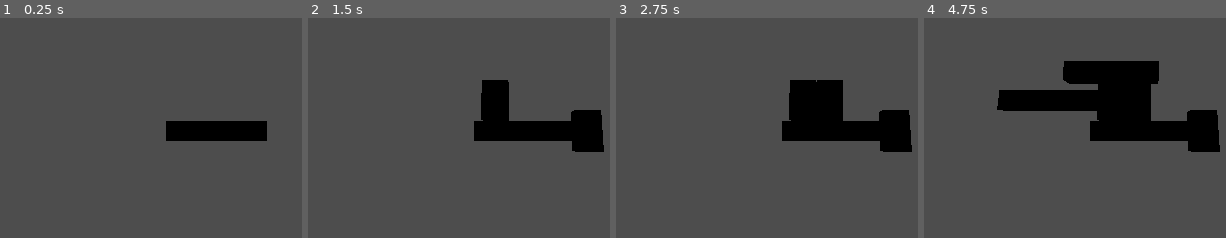
Above: before the commit, frames 1-4 (left to right).
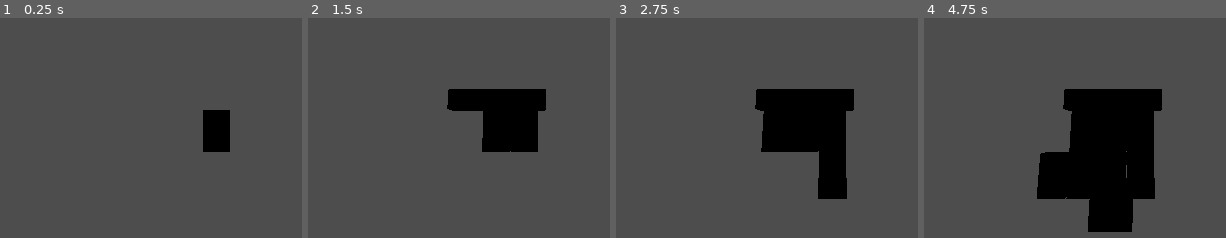
Above: after the commit, the same moments.

Repository: brueningmax/procedualGenFix
Game: Godot game, scene res://scenes/procedual_map.tscn
Two runs of this game, one before a commit and one after it. Both use one fixed random seed, a clock stepped at 60 frames per second and the inputs below.
Inputs:
- Up to frame 1 (0.25 s): no input
- Up to frame 2 (1.5 s): tap Enter at 0.5 s
- Up to frame 3 (2.75 s): tap Space at 2 s
- Up to frame 4 (4.75 s): no input

The runs differ from the first frame. In frame 1, 3.1% of the frame differs, in the area x 54-89%, y 41-61%; in frame 2, 7.3%; in frame 3, 9.5%; in frame 4, 22%, in the area x 24-99%, y 19-98%.

Commit message:
last fixes before push

Diff:
--- a/icon.svg
+++ /dev/null
@@ -1 +0,0 @@
-<svg xmlns="http://www.w3.org/2000/svg" width="128" height="128"><rect width="124" height="124" x="2" y="2" fill="#363d52" stroke="#212532" stroke-width="4" rx="14"/><g fill="#fff" transform="translate(12.322 12.322)scale(.101)"><path d="M105 673v33q407 354 814 0v-33z"/><path fill="#478cbf" d="m105 673 152 14q12 1 15 14l4 67 132 10 8-61q2-11 15-15h162q13 4 15 15l8 61 132-10 4-67q3-13 15-14l152-14V427q30-39 56-81-35-59-83-108-43 20-82 47-40-37-88-64 7-51 8-102-59-28-123-42-26 43-46 89-49-7-98 0-20-46-46-89-64 14-123 42 1 51 8 102-48 27-88 64-39-27-82-47-48 49-83 108 26 42 56 81zm0 33v39c0 276 813 276 814 0v-39l-134 12-5 69q-2 10-14 13l-162 11q-12 0-16-11l-10-65H446l-10 65q-4 11-16 11l-162-11q-12-3-14-13l-5-69z"/><path d="M483 600c0 34 58 34 58 0v-86c0-34-58-34-58 0z"/><circle cx="725" cy="526" r="90"/><circle cx="299" cy="526" r="90"/></g><g fill="#414042" transform="translate(12.322 12.322)scale(.101)"><circle cx="307" cy="532" r="60"/><circle cx="717" cy="532" r="60"/></g></svg>
--- a/project.godot
+++ b/project.godot
@@ -13,7 +13,6 @@
 config/name="procGenBugfix"
 run/main_scene="uid://cn0e7tbq7hb48"
 config/features=PackedStringArray("4.4", "GL Compatibility")
-config/icon="res://icon.svg"
 
 [autoload]
 
--- a/scenes/autoload/RNGManager.gd
+++ b/scenes/autoload/RNGManager.gd
@@ -7,7 +7,7 @@
 	# Optionally auto-seed with a time-based seed:
 	var randint = randi()
 	print(randint)
-	seed_random(3630649508)
+	seed_random(1318924097)
 
 func seed_random(seed: int):
 	rng.seed = seed
--- a/scenes/procedual_map.gd
+++ b/scenes/procedual_map.gd
@@ -94,17 +94,17 @@
 	area.monitoring = true
 	area.monitorable = true
 
-	area.global_transform = new_chunk.global_transform
+	#area.global_transform = new_chunk.global_transform
+	area.rotation = new_chunk.rotation
+	area.global_position = new_chunk.global_position
 	get_tree().current_scene.add_child(area)
 
 	await get_tree().physics_frame
-	await get_tree().physics_frame
-	await get_tree().physics_frame
 	await get_tree().process_frame
 
-	var intersections = area.get_overlapping_bodies()
+	await get_tree().create_timer(0.5).timeout
+	var intersections = await area.get_overlapping_bodies()
 	area.queue_free()
-	await get_tree().create_timer(0.5).timeout
 	return intersections.is_empty() == false
 
 func visualize_aabb(bounds: AABB):
--- a/scenes/terrain_blocks/procedual_map_chunk_base2.tscn
+++ b/scenes/terrain_blocks/procedual_map_chunk_base2.tscn
@@ -20,16 +20,16 @@
 [node name="Anchors" type="Node3D" parent="."]
 
 [node name="MapChunkAnchorPoint" parent="Anchors" instance=ExtResource("2_074vu")]
-transform = Transform3D(-4.37114e-08, 0, 1, 0, 1, 0, -1, 0, -4.37114e-08, 7.5, 0, 0)
+transform = Transform3D(-4.37114e-08, 0, 1, 0, 1, 0, -1, 0, -4.37114e-08, 7.53206, 0, 0)
 
 [node name="MapChunkAnchorPoint2" parent="Anchors" instance=ExtResource("2_074vu")]
-transform = Transform3D(1, 0, 0, 0, 1, 0, 0, 0, 1, 0, 0, 1.5)
+transform = Transform3D(1, 0, 0, 0, 1, 0, 0, 0, 1, 0, 0, 1.59499)
 
 [node name="MapChunkAnchorPoint3" parent="Anchors" instance=ExtResource("2_074vu")]
-transform = Transform3D(-4.37114e-08, 0, -1, 0, 1, 0, 1, 0, -4.37114e-08, -7.5, 0, 0)
+transform = Transform3D(-4.37114e-08, 0, -1, 0, 1, 0, 1, 0, -4.37114e-08, -7.63702, 0, 0)
 
 [node name="MapChunkAnchorPoint4" parent="Anchors" instance=ExtResource("2_074vu")]
-transform = Transform3D(-1, 0, 8.74228e-08, 0, 1, 0, -8.74228e-08, 0, -1, -4.6, 0, -1.5)
+transform = Transform3D(-1, 0, 8.74228e-08, 0, 1, 0, -8.74228e-08, 0, -1, -4.6, 0, -1.64825)
 
 [node name="Mesh" type="Node3D" parent="."]
 
Not shown, removed: icon.svg.import
